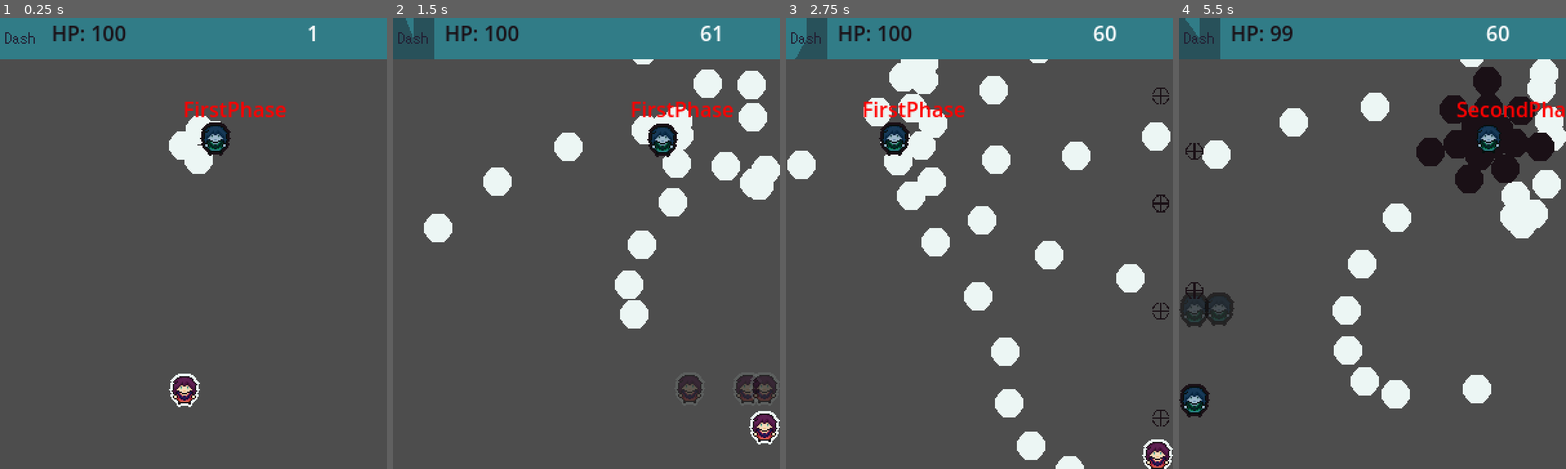
Above: before the commit, frames 1-4 (left to right).
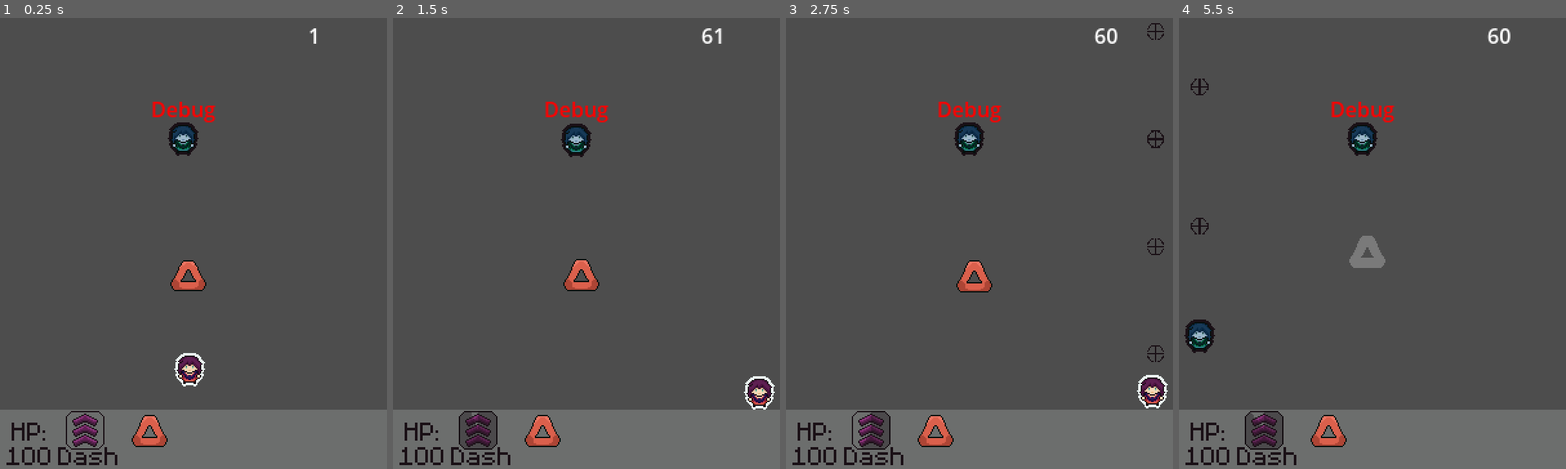
Above: after the commit, the same moments.

Repository: SantiagoBoscan07/Project-Transmutation
Game: Godot game, scene res://Scenes/Test/Test.tscn
Two runs of this game, one before a commit and one after it. Both use one fixed random seed, a clock stepped at 60 frames per second and the inputs below. The project has no main scene, so this scene is started directly.
Inputs:
- Up to frame 1 (0.25 s): no input
- Up to frame 2 (1.5 s): hold Right (move_right) 0.53-1.28 s; hold Shift (dash) 0.53-1.28 s; hold Down (move_down) from 1.28 s (still down); tap Shift (dash) at 1.35 s
- Up to frame 3 (2.75 s): release Down (move_down) at 2.03 s; hold Right (move_right) from 2.03 s (still down); hold Space (shoot) from 2.03 s (still down); tap Shift (dash) at 2.3 s
- Up to frame 4 (5.5 s): release Right (move_right) at 2.78 s; release Space (shoot) at 2.78 s; hold Up (move_up) 2.78-3.53 s; tap Z (switch_mode) at 2.85 s; tap Shift (dash) at 3.05, 4.35, 5.3 s; hold Shift (dash) 3.53-4.28 s; hold Left (move_left) 3.53-5.03 s; hold Down (move_down) from 5.03 s (still down); hold Space (shoot) from 5.03 s (still down)

The runs differ from the first frame. In frame 1, 26% of the frame differs, in the area x 0-100%, y 0-100%; in frame 2, 31%; in frame 3, 32%; in frame 4, 36%.

Commit message:
Item and UI Fix

Diff:
--- /dev/null
+++ b/Scenes/Items/itemFire.tscn
@@ -0,0 +1,38 @@
+[gd_scene load_steps=5 format=3 uid="uid://bkshbhow8ihs1"]
+
+[ext_resource type="Texture2D" uid="uid://dmjns00y66vms" path="res://Sprites/items1.png" id="1_8mwtg"]
+[ext_resource type="Script" path="res://Scripts/Misc/Idle.gd" id="2_s42y5"]
+[ext_resource type="Script" path="res://Scripts/Items/itemBehavior.gd" id="3_1fmqs"]
+
+[sub_resource type="CircleShape2D" id="CircleShape2D_ohy2d"]
+radius = 17.0294
+
+[node name="Item" type="Node2D"]
+
+[node name="Body" type="Node2D" parent="."]
+
+[node name="Fire" type="Sprite2D" parent="Body"]
+texture = ExtResource("1_8mwtg")
+
+[node name="Idle" type="Node2D" parent="Body" node_paths=PackedStringArray("sprite")]
+script = ExtResource("2_s42y5")
+sprite = NodePath("../Fire")
+speed = 1.0
+
+[node name="Areas" type="Node2D" parent="."]
+
+[node name="Hurtbox" type="Area2D" parent="Areas"]
+collision_layer = 0
+collision_mask = 8
+
+[node name="CollisionShape2D" type="CollisionShape2D" parent="Areas/Hurtbox"]
+position = Vector2(0, 2)
+shape = SubResource("CircleShape2D_ohy2d")
+
+[node name="Component" type="Node" parent="."]
+
+[node name="ItemBehavior" type="Node2D" parent="Component" node_paths=PackedStringArray("sprite", "idle", "hurtbox")]
+script = ExtResource("3_1fmqs")
+sprite = NodePath("../../Body/Fire")
+idle = NodePath("../../Body/Idle")
+hurtbox = NodePath("../../Areas/Hurtbox")
--- a/Scenes/Player/player.tscn
+++ b/Scenes/Player/player.tscn
@@ -53,6 +53,7 @@
 [node name="PositionClamp" type="Node" parent="Components" node_paths=PackedStringArray("body")]
 script = ExtResource("4_dxttt")
 body = NodePath("../..")
+margin = 16
 
 [node name="Dash" type="Node2D" parent="Components" node_paths=PackedStringArray("player", "dashTimer", "dashCooldown", "lightSprite", "shadowSprite", "ghost_timer", "hurtboxLight", "hurtboxShadow")]
 script = ExtResource("5_ais5j")
@@ -109,7 +110,7 @@
 one_shot = true
 
 [node name="GhostTimer" type="Timer" parent="Timers"]
-wait_time = 0.15
+wait_time = 0.1
 
 [node name="ShootTimer" type="Timer" parent="Timers"]
 wait_time = 0.15
--- a/Scenes/Test/Test.tscn
+++ b/Scenes/Test/Test.tscn
@@ -1,59 +1,90 @@
-[gd_scene load_steps=8 format=3 uid="uid://birnguoyjjy7o"]
+[gd_scene load_steps=14 format=3 uid="uid://birnguoyjjy7o"]
 
 [ext_resource type="PackedScene" uid="uid://c18joa412x5n3" path="res://Scenes/Player/player.tscn" id="1_u564h"]
 [ext_resource type="PackedScene" uid="uid://bkic2s7lstjwf" path="res://Scenes/UI/progress_bar.tscn" id="2_yt58w"]
 [ext_resource type="Script" path="res://Scripts/UI/fpscounter.gd" id="3_jjn2o"]
 [ext_resource type="PackedScene" uid="uid://chdoe7miagnvq" path="res://Scenes/Enemy/ProjectileSpawner.tscn" id="3_y33hk"]
+[ext_resource type="FontFile" uid="uid://c87js0orxof28" path="res://Misc/m5x7.ttf" id="4_2db1s"]
 [ext_resource type="Script" path="res://Scripts/UI/HealthBar.gd" id="4_ar7vd"]
 [ext_resource type="PackedScene" uid="uid://dbp67xw10qpno" path="res://Scripts/Enemy/Enemy.tscn" id="5_4olau"]
+[ext_resource type="Texture2D" uid="uid://dmjns00y66vms" path="res://Sprites/items1.png" id="5_femrn"]
+[ext_resource type="Texture2D" uid="uid://cfjomh8fq1hjs" path="res://Sprites/items3.png" id="6_6ixxs"]
+[ext_resource type="PackedScene" uid="uid://bkshbhow8ihs1" path="res://Scenes/Items/itemFire.tscn" id="7_iyk06"]
+[ext_resource type="Texture2D" uid="uid://do0om33valwqa" path="res://Sprites/items4.png" id="7_wtagr"]
+[ext_resource type="Texture2D" uid="uid://rcptakthlht0" path="res://Sprites/items2.png" id="8_7fxvy"]
 
 [sub_resource type="StyleBoxFlat" id="StyleBoxFlat_qfhqw"]
-bg_color = Color(0.192157, 0.486275, 0.529412, 1)
+bg_color = Color(0.92549, 0.964706, 0.956863, 0.196078)
 
 [node name="Test" type="Node2D"]
 
 [node name="Player" parent="." instance=ExtResource("1_u564h")]
 texture_filter = 1
-position = Vector2(143, 287)
+position = Vector2(147, 271)
 
 [node name="UI TEST" type="Control" parent="."]
 z_index = 2
 layout_mode = 3
 anchors_preset = 0
+offset_top = 304.0
 offset_right = 40.0
-offset_bottom = 40.0
+offset_bottom = 344.0
 
 [node name="Panel2" type="Panel" parent="UI TEST"]
 layout_mode = 0
 offset_right = 300.0
-offset_bottom = 32.0
+offset_bottom = 46.0
 theme_override_styles/panel = SubResource("StyleBoxFlat_qfhqw")
 
 [node name="ProgressBar" parent="UI TEST/Panel2" instance=ExtResource("2_yt58w")]
-
-[node name="FPS" type="RichTextLabel" parent="UI TEST/Panel2"]
-layout_mode = 0
-offset_left = 238.0
-offset_right = 299.0
-offset_bottom = 31.0
-script = ExtResource("3_jjn2o")
+offset_left = 50.0
+offset_right = 90.0
 
 [node name="HealthBar" type="Control" parent="UI TEST/Panel2" node_paths=PackedStringArray("healthBar", "player")]
 anchors_preset = 0
-offset_right = 40.0
-offset_bottom = 32.0
+offset_right = 63.0
+offset_bottom = 46.0
 script = ExtResource("4_ar7vd")
-healthBar = NodePath("RichTextLabel")
+healthBar = NodePath("Label")
 player = NodePath("../../../Player")
 
-[node name="RichTextLabel" type="RichTextLabel" parent="UI TEST/Panel2/HealthBar"]
-texture_filter = 1
+[node name="Label" type="Label" parent="UI TEST/Panel2/HealthBar"]
 layout_mode = 0
-offset_left = 40.0
-offset_right = 300.0
+offset_left = 1.0
+offset_top = 2.0
+offset_right = 46.0
+offset_bottom = 52.0
+theme_override_colors/font_color = Color(0.101961, 0.0627451, 0.0862745, 1)
+theme_override_constants/line_spacing = -7
+theme_override_fonts/font = ExtResource("4_2db1s")
+theme_override_font_sizes/font_size = 32
+text = "HP:
+100"
+horizontal_alignment = 1
+
+[node name="ElementManager" type="Control" parent="UI TEST/Panel2"]
+anchors_preset = 0
+offset_left = 98.0
+offset_right = 294.0
 offset_bottom = 32.0
-theme_override_colors/default_color = Color(0.101961, 0.0627451, 0.0862745, 1)
-text = "HP:"
+
+[node name="Item1" type="Node2D" parent="UI TEST/Panel2/ElementManager"]
+position = Vector2(18, 16)
+
+[node name="Fire" type="Sprite2D" parent="UI TEST/Panel2/ElementManager/Item1"]
+texture = ExtResource("5_femrn")
+
+[node name="Water" type="Sprite2D" parent="UI TEST/Panel2/ElementManager/Item1"]
+visible = false
+texture = ExtResource("6_6ixxs")
+
+[node name="Air" type="Sprite2D" parent="UI TEST/Panel2/ElementManager/Item1"]
+visible = false
+texture = ExtResource("7_wtagr")
+
+[node name="Earth" type="Sprite2D" parent="UI TEST/Panel2/ElementManager/Item1"]
+visible = false
+texture = ExtResource("8_7fxvy")
 
 [node name="ProjectileSpawner" parent="." instance=ExtResource("3_y33hk")]
 process_mode = 4
@@ -62,4 +93,15 @@
 spawnTime = 0.01
 
 [node name="Enemy" parent="." instance=ExtResource("5_4olau")]
+process_mode = 4
 position = Vector2(142, 92)
+
+[node name="Item" parent="." instance=ExtResource("7_iyk06")]
+position = Vector2(146, 199)
+
+[node name="FPS" type="RichTextLabel" parent="."]
+offset_left = 239.0
+offset_top = 2.0
+offset_right = 300.0
+offset_bottom = 33.0
+script = ExtResource("3_jjn2o")
--- a/Scenes/UI/progress_bar.tscn
+++ b/Scenes/UI/progress_bar.tscn
@@ -1,8 +1,9 @@
-[gd_scene load_steps=4 format=3 uid="uid://bkic2s7lstjwf"]
+[gd_scene load_steps=5 format=3 uid="uid://bkic2s7lstjwf"]
 
 [ext_resource type="Script" path="res://Scripts/UI/cooldownbar.gd" id="1_yphj7"]
-[ext_resource type="Texture2D" uid="uid://cpsta6m3oejp8" path="res://Sprites/progressbar.png" id="2_kkirt"]
-[ext_resource type="Texture2D" uid="uid://bldt34io578s0" path="res://Sprites/dashicon.png" id="3_pviyw"]
+[ext_resource type="Texture2D" uid="uid://dq6idhplmdq8" path="res://Sprites/dashiconfr2.png" id="2_lnueu"]
+[ext_resource type="Texture2D" uid="uid://cloioldvlrxah" path="res://Sprites/dashiconfr.png" id="3_x34ug"]
+[ext_resource type="FontFile" uid="uid://c87js0orxof28" path="res://Misc/m5x7.ttf" id="4_yv8hd"]
 
 [node name="ProgressBar" type="Control" node_paths=PackedStringArray("progressBar", "progressTimer", "updateTimer")]
 layout_mode = 3
@@ -15,12 +16,13 @@
 updateTimer = NodePath("UpdateTimer")
 
 [node name="TextureProgressBar" type="TextureProgressBar" parent="."]
+z_index = 1
 layout_mode = 0
 offset_right = 64.0
 offset_bottom = 64.0
 value = 100.0
 fill_mode = 4
-texture_progress = ExtResource("2_kkirt")
+texture_progress = ExtResource("2_lnueu")
 tint_progress = Color(0.101961, 0.0627451, 0.0862745, 0.392157)
 
 [node name="ProgressTime" type="Timer" parent="."]
@@ -28,10 +30,21 @@
 
 [node name="Icon" type="Sprite2D" parent="."]
 position = Vector2(16, 16)
-texture = ExtResource("3_pviyw")
+texture = ExtResource("3_x34ug")
 
 [node name="UpdateTimer" type="Timer" parent="."]
 one_shot = true
 
+[node name="Label" type="Label" parent="."]
+layout_mode = 0
+offset_left = -5.0
+offset_top = 21.0
+offset_right = 43.0
+offset_bottom = 47.0
+theme_override_colors/font_color = Color(0.101961, 0.0627451, 0.0862745, 1)
+theme_override_fonts/font = ExtResource("4_yv8hd")
+theme_override_font_sizes/font_size = 32
+text = "Dash"
+
 [connection signal="timeout" from="ProgressTime" to="." method="_on_progress_time_timeout"]
 [connection signal="timeout" from="UpdateTimer" to="." method="_on_update_timer_timeout"]
--- /dev/null
+++ b/Scripts/Items/itemBehavior.gd
@@ -0,0 +1,26 @@
+extends Node2D
+
+@export var sprite: Sprite2D
+@export var idle: Node2D
+@export var hurtbox: Area2D
+var fadeTween
+var upTween
+
+func _ready():
+	hurtbox.area_entered.connect(_on_area_entered)
+
+func _on_area_entered(area):
+	print("Item Collected")
+	hurtbox.area_entered.disconnect(_on_area_entered)
+	if idle.upTween:
+		idle.upTween.stop()
+	if idle.downTween:
+		idle.downTween.stop()
+	upTween = get_tree().create_tween()
+	fadeTween = get_tree().create_tween()
+	upTween.tween_property(sprite,"position", Vector2(0,-32),2.0)
+	fadeTween.tween_property(sprite, "modulate", Color(255,255,255,0), 1.5)
+	fadeTween.connect("finished", onFadeFinished)
+
+func onFadeFinished():
+	queue_free()
--- a/Scripts/Misc/Idle.gd
+++ b/Scripts/Misc/Idle.gd
@@ -1,8 +1,9 @@
 extends Node2D
 class_name Idle
 @export var sprite: Sprite2D
-var up_tween
-var down_tween
+@export var speed: float = 0.5
+var upTween
+var downTween
 
 func _ready():
 	up()
@@ -10,17 +11,17 @@
 
 
 func up():
-	up_tween = get_tree().create_tween()
-	up_tween.tween_property(sprite, "position",  Vector2(0,2),0.5)
-	up_tween.connect("finished", on_up_tween_finished)
+	upTween = get_tree().create_tween()
+	upTween.tween_property(sprite, "position",  Vector2(0,2),speed)
+	upTween.connect("finished", oUpTweenFinished)
 
-func on_up_tween_finished():
+func oUpTweenFinished():
 	down()
 
 func down():
-	down_tween = get_tree().create_tween()
-	down_tween.tween_property(sprite, "position",  Vector2(0,-2),0.5)
-	down_tween.connect("finished", on_down_tween_finished)
+	downTween = get_tree().create_tween()
+	downTween.tween_property(sprite, "position",  Vector2(0,-2),speed)
+	downTween.connect("finished", onDownTweenFinished)
 
-func on_down_tween_finished():
+func onDownTweenFinished():
 	up()
--- a/Scripts/Player/Ghost.gd
+++ b/Scripts/Player/Ghost.gd
@@ -15,7 +15,7 @@
 
 func ghosting():
 	var tween_fade = get_tree().create_tween()
-	tween_fade.tween_property(self, "self_modulate", Color(1,1,1,0), 0.75)
+	tween_fade.tween_property(self, "self_modulate", Color(1,1,1,0), 0.2)
 	await tween_fade.finished
 	queue_free()
 
--- a/Scripts/Player/PositionClamp.gd
+++ b/Scripts/Player/PositionClamp.gd
@@ -4,8 +4,8 @@
 
 var left_border = 0
 var right_border = 300
-var bottom_border = 350
-var up_border = 32
+var bottom_border = 304
+var up_border = 0
 
 
 func _process(delta):
--- a/Scripts/UI/HealthBar.gd
+++ b/Scripts/UI/HealthBar.gd
@@ -1,6 +1,6 @@
 extends Control
 
-@export var healthBar: RichTextLabel
+@export var healthBar: Label
 @export var player: CharacterBody2D
 var healthPoints
 
@@ -12,4 +12,4 @@
 	healthPoints = player.health.health
 	if healthPoints < 0:
 		healthPoints = 0
-	healthBar.text = "HP: " + str(healthPoints)
+	healthBar.text = "HP:\n" + str(healthPoints)
--- a/project.godot
+++ b/project.godot
@@ -27,6 +27,7 @@
 
 window/size/viewport_width=300
 window/size/viewport_height=350
+window/size/mode=2
 window/size/window_width_override=1920
 window/size/window_height_override=1080
 window/stretch/mode="viewport"
Binary file added: Misc/MSGOTHIC.TTF
Not shown, added: Misc/MSGOTHIC.TTF.import
Binary file added: Misc/m5x7.ttf
Not shown, added: Misc/m5x7.ttf.import
Binary file removed: Sprites/dashicon.png
Binary file added: Sprites/dashiconfr.png
Not shown, added: Sprites/dashiconfr.png.import
Binary file added: Sprites/dashiconfr2.png
Not shown, added: Sprites/dashiconfr2.png.import
Binary file added: Sprites/items1.png
Not shown, added: Sprites/items1.png.import
Binary file added: Sprites/items2.png
(and 12 more such lines)
